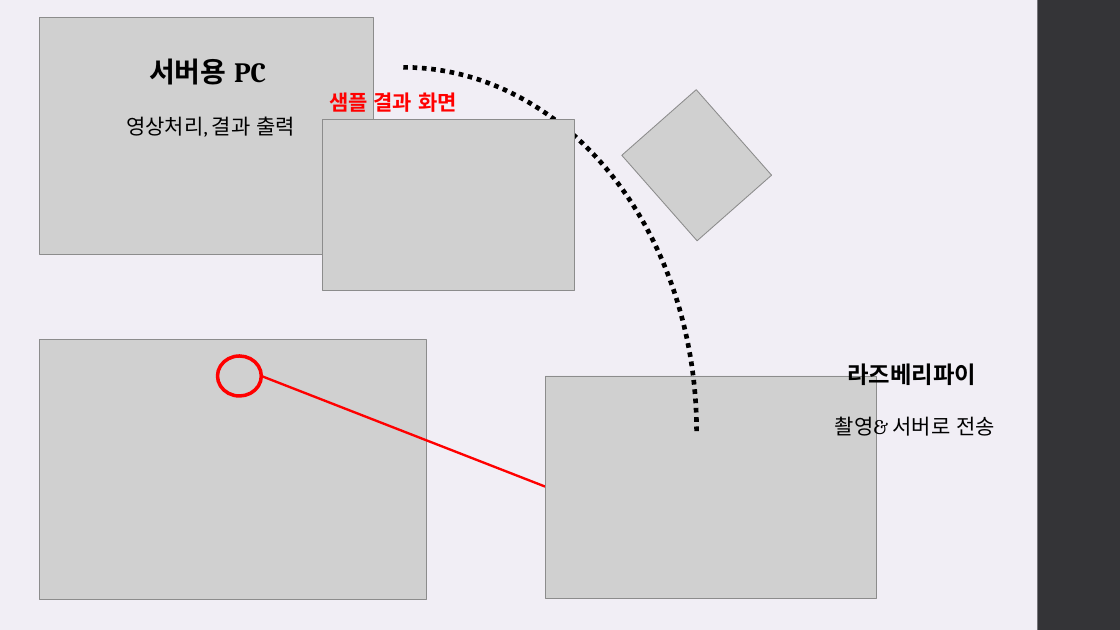
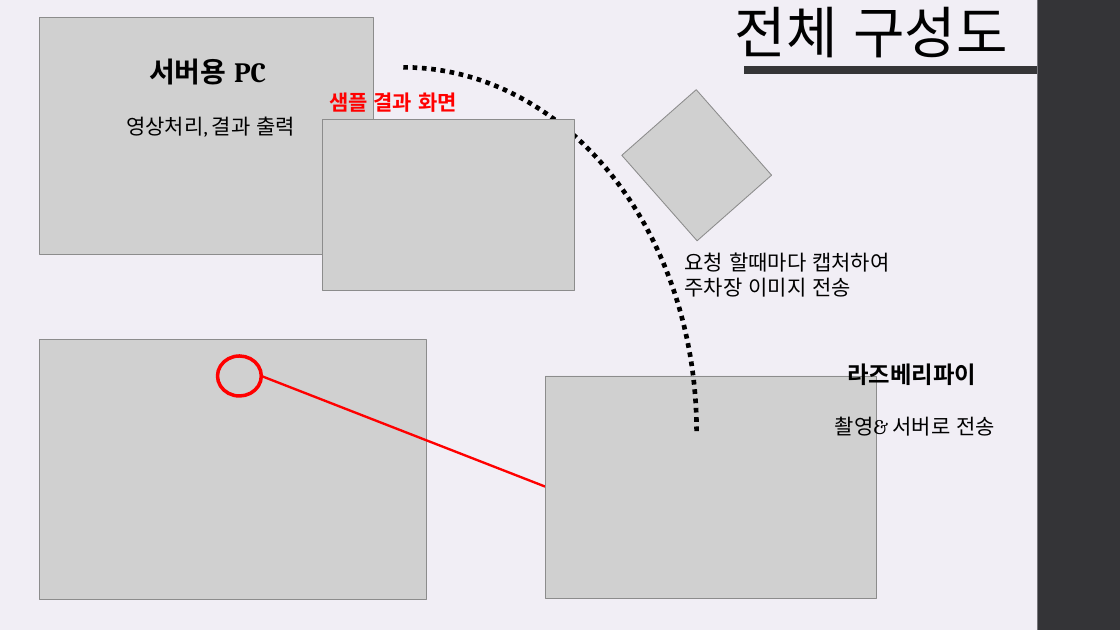
Before and after one commit to NetLSS/Smart-hs-parking-lot-Project, a slide deck: slide 3 of 졸프 초안.pptx. Drawn at 1120x630 pixels with LibreOffice and Linux fonts; fonts in the diff are those of the drawing; grey boxes stand for pictures. Boxes give left, top, right and bottom in pixels: in the first picture for what was removed or moved away, otherwise in the second. Text is boxed around its words. In the diff, an @@ line names an element or a change of style, - is before the commit and + after.

```diff
--- a/졸프 초안.pptx
+++ b/졸프 초안.pptx
@@ text added at <box>735,6,1008,68</box>, 48 pt, text #000000 @@
+전체 구성도
@@ line added from (744, 70) to (1038, 70), #353537 6.5 pt @@
@@ text added at <box>685,252,889,297</box>, 18 pt, text #000000 @@
+요청 할때마다 캡처하여 주차장 이미지 전송
```
Also in this commit, not shown: 2 other slides changed, 2 slides added.
